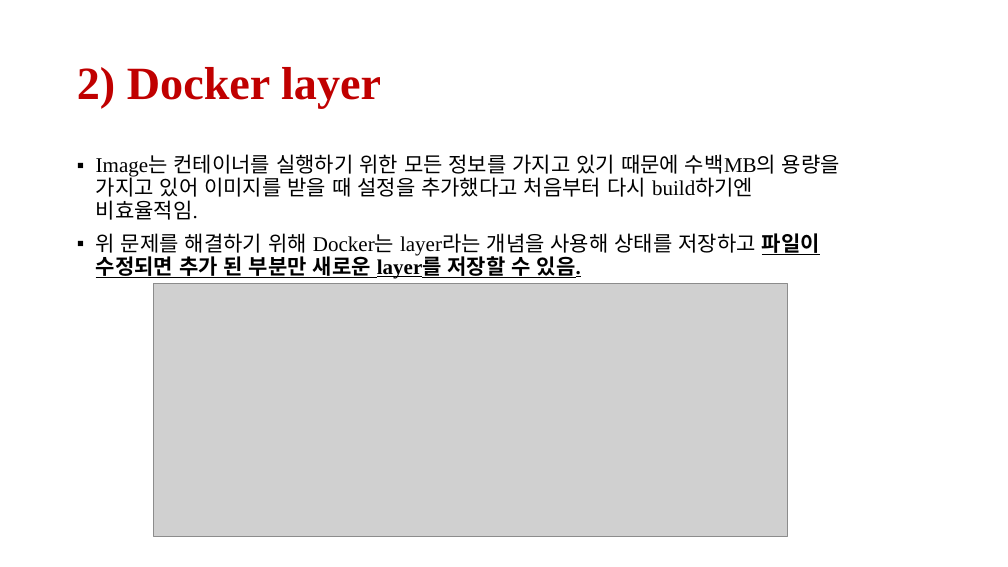
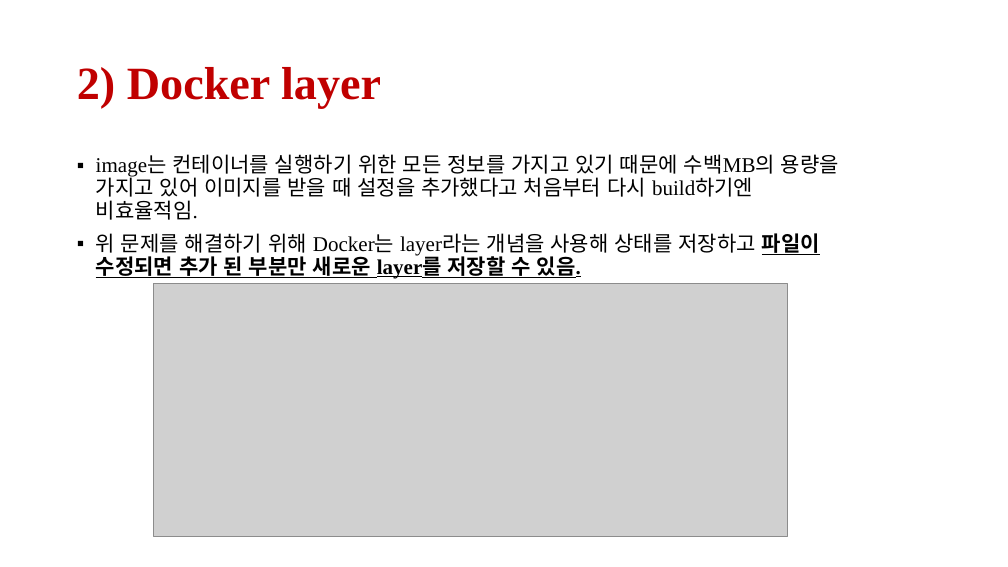
Before and after one commit to dr-you-group/Yonsei-Docker, a slide deck: slide 11 of docker_tutorial.pptx. Drawn at 1008x567 pixels with LibreOffice and Linux fonts; fonts in the diff are those of the drawing; grey boxes stand for pictures. Boxes give left, top, right and bottom in pixels: in the first picture for what was removed or moved away, otherwise in the second. Text is boxed around its words. In the diff, an @@ line names an element or a change of style, - is before the commit and + after.

```diff
--- a/docker_tutorial.pptx
+++ b/docker_tutorial.pptx
@@ text at bbox=[96, 154, 839, 220]: text changed @@
-▪ Image는 컨테이너를 실행하기 위한 모든 정보를 가지고 있기 때문에 수백MB의 용량을 가지고 있어 이미지를 받을 때 설정을 추가했다고 처음부터 다시 build하기엔 비효율적임.
+▪ image는 컨테이너를 실행하기 위한 모든 정보를 가지고 있기 때문에 수백MB의 용량을 가지고 있어 이미지를 받을 때 설정을 추가했다고 처음부터 다시 build하기엔 비효율적임.
```
Also in this commit, not shown: 3 other slides changed.
